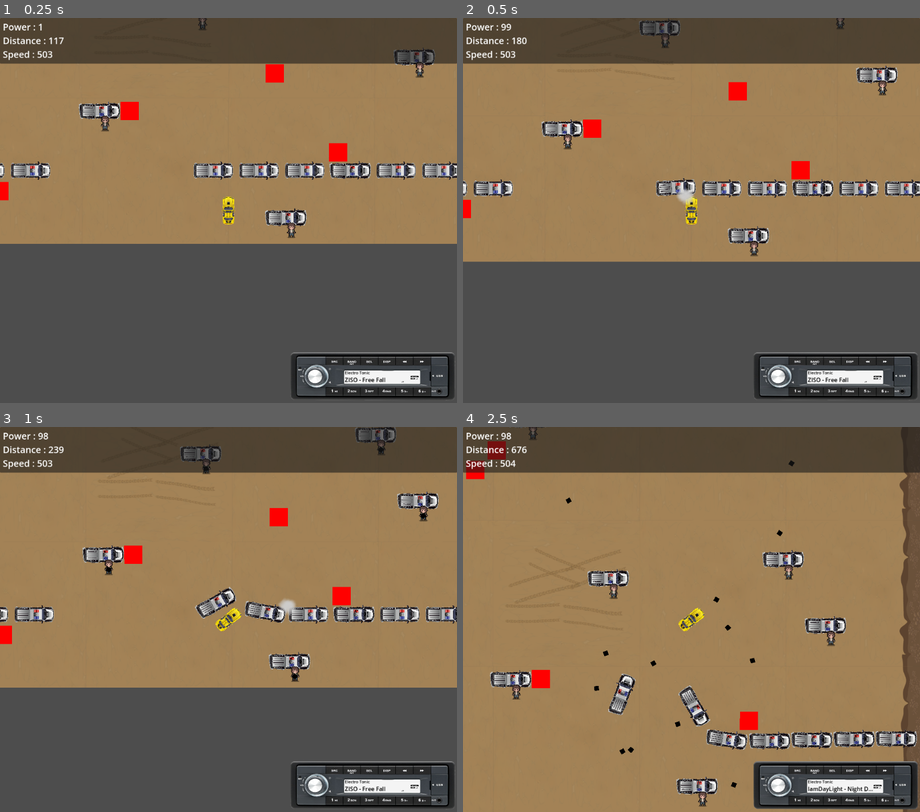
Above: before the commit, frames 1-4 (two rows, left to right).
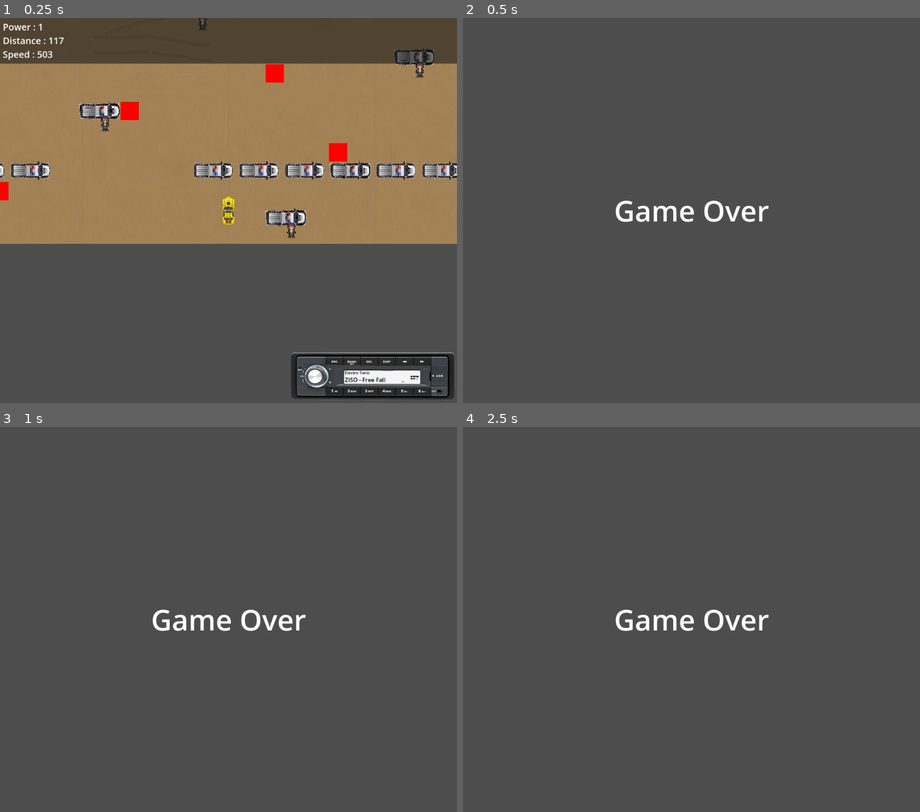
Above: after the commit, the same moments.

Repository: m-conti/gamejam-thailand-summer
Game: Godot game, scene res://level.tscn
Same seed, same stepped clock (60 frames per second), same inputs: the game is played once before the commit and once after it. Sound files missing from this copy of the repository are replaced by a short silence.
Inputs:
- Up to frame 1 (0.25 s): no input
- Up to frame 2 (0.5 s): no input
- Up to frame 3 (1 s): hold D (right) from 0.53 s (still down)
- Up to frame 4 (2.5 s): release D (right) at 1.28 s; hold A (left) 1.28-2.03 s; hold D (right) from 2.03 s (still down)

Frame 1 is identical in both runs. In frame 2, 65% of the frame differs, in the area x 0-100%, y 0-99%; in frame 3, 69%; in frame 4, 97%, in the area x 0-100%, y 0-100%.
Error after the commit: Assertion failed: The channel <null> needs a power script (res://entities/player.gd:58)

Commit message:
power change on channel change

Diff:
--- a/entities/bullet.gd
+++ b/entities/bullet.gd
@@ -5,5 +5,5 @@
 	if body is not Player:
 		return
 
-	body.power -= 1
+	body.life -= 1
 	queue_free()
--- a/entities/player.gd
+++ b/entities/player.gd
@@ -10,22 +10,24 @@
 
 @export var rotation_speed: float = 2.0
 
-@export var power_label: Label
+@export var life_label: Label
 
 @onready var eating_zone: Area2D = %EatingZone
+
+var power: Power
 
 var speed:
 	get: return base_speed + (max_speed * (tanh(6 * ((self.owner as GameState).distance - max_distance / 2) / max_distance) + 1) / 2)
 
-@export var power: int = 1:
+@export var life: int = 1:
 	set(x):
 		if x <= 0:
 			die()
 			return
 
-		power = x
-		if power_label:
-			power_label.text = "Power : " + str(power)
+		life = x
+		if life_label:
+			life_label.text = "Life : " + str(life)
 
 func _physics_process(delta: float) -> void:
 	if Input.is_action_pressed("right"):
@@ -41,7 +43,7 @@
 		return
 
 	body.queue_free()
-	power += 1
+	life += 1
 
 
 func die():
@@ -49,7 +51,9 @@
 
 
 func _on_collided(_entity: Entity) -> void:
-	power -= 1
+	life -= 1
 
-func _ready() -> void:
-	Power.create(CanEat, self)
+
+func _on_radio_channel_changed(current: RadioChannel) -> void:
+	assert(current.power != null, "The channel {} needs a power script".format(current, "{}"))
+	Power.add(current.power, self)
--- a/entities/player.tscn
+++ b/entities/player.tscn
@@ -13,7 +13,6 @@
 collision_layer = 3
 lock_rotation = true
 script = ExtResource("1_merdl")
-power = 100
 
 [node name="CollisionShape2D" type="CollisionShape2D" parent="."]
 shape = SubResource("RectangleShape2D_u3f3p")
--- a/level.tscn
+++ b/level.tscn
@@ -235,9 +235,8 @@
 [node name="Level" type="Node2D"]
 script = ExtResource("1_1ainy")
 
-[node name="Player" parent="." node_paths=PackedStringArray("power_label") instance=ExtResource("1_vonw3")]
+[node name="Player" parent="." instance=ExtResource("1_vonw3")]
 unique_name_in_owner = true
-power_label = NodePath("../CanvasLayer/Control/PanelContainer/MarginContainer/VBoxContainer/Power")
 
 [node name="CanvasLayer" type="CanvasLayer" parent="."]
 
@@ -304,3 +303,5 @@
 position = Vector2(-1, 0)
 tile_map_data = PackedByteArray(0, 0, 44, 0, 217, 255, 3, 0, 2, 0, 0, 0, 0, 0)
 tile_set = ExtResource("5_f2txt")
+
+[connection signal="channel_changed" from="CanvasLayer/Control/Radio" to="Player" method="_on_radio_channel_changed"]
--- a/powers/power.gd
+++ b/powers/power.gd
@@ -4,10 +4,13 @@
 var player: Player
 
 
-static func create(script: Script, player_: Player) -> Power:
+static func add(script: Script, player_: Player) -> void:
+	if player_.power:
+		player_.power.queue_free()
+
 	var node = Node.new()
 	node.set_script(script)
 	node.player = player_
 	player_.add_child(node)
 
-	return node as Power
+	player_.power = node
--- a/radio/channel.gd
+++ b/radio/channel.gd
@@ -2,3 +2,4 @@
 
 @export var sounds: Array[RadioSound] = []
 @export var display_name: String
+@export var power: Script
--- a/radio/radio.tscn
+++ b/radio/radio.tscn
@@ -63,7 +63,7 @@
 
 [node name="Player" type="AudioStreamPlayer" parent="."]
 unique_name_in_owner = true
-volume_db = -8.0
+volume_db = -80.0
 autoplay = true
 
 [connection signal="channel_changed" from="." to="TextureRect/VBoxContainer/ChannelLabel" method="_on_radio_channel_changed"]
Not shown: 1 places in level.tscn that only renumber resources
